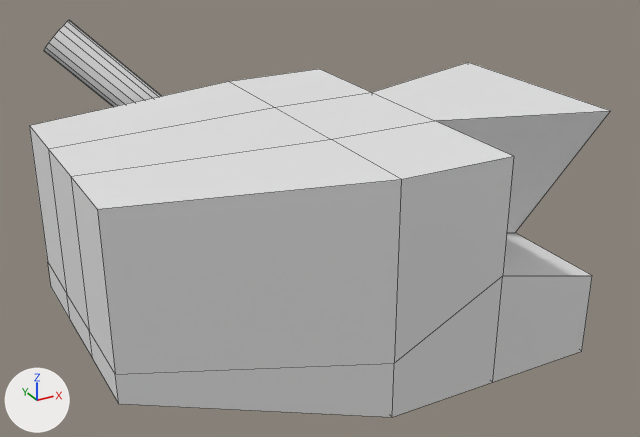
The Blender file Assets/Models/combine.blend: old version first, new version second.
Both versions are drawn from a 50 mm camera at (-5.55, -12.57, 8.46) aimed at (1.51, 0.27, 2.04). The axes (+X, +Y, +Z) are drawn at lower left. The lights are the same throughout. Mesh edges are drawn as thin lines.

Before the edit, the objects in view are built like this:
```python
me_cube_001 = bpy.data.meshes.new('Cube.001')
me_cube_001.from_pydata(...)  # 92 vertices, 76 faces; spans x -3.0..6.0, y -3.0..4.16, z 0.0..5.3
ob_body = bpy.data.objects.new('Body', me_cube_001)
ob_body.location = (0.0, 0.0, 0.0)
```
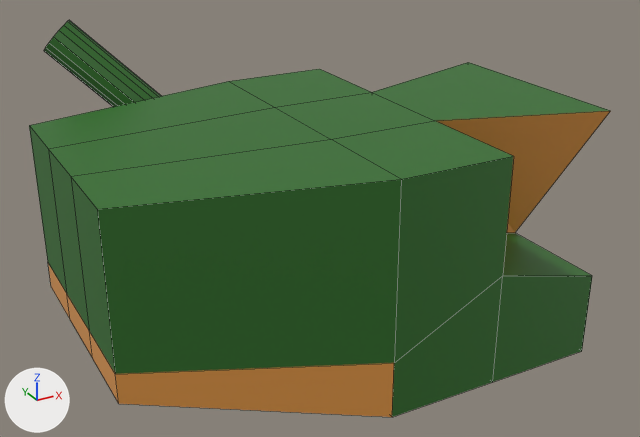
Pixel boxes (x1, y1, x2, y2) of what changed, in the pictures (640 x 437 px):
```json
{"part": 1, "of": "me_cube_001", "change": "recoloured", "before": [29, 20, 610, 417], "after": [29, 20, 610, 417], "on screen": "grey to green"}
{"part": 2, "of": "me_cube_001", "change": "recoloured", "before": [48, 263, 394, 417], "after": [48, 263, 394, 417]}
{"part": 3, "of": "me_cube_001", "change": "recoloured", "before": [437, 111, 610, 233], "after": [437, 111, 610, 233]}
```

Edits to the scene script, one JSON object a line:
```json
{"op": "add", "block": "mat_green", "code": ["mat_green = principled_material('Green')", "mat_green.base_color = (0.0293, 0.163, 0.0204)  # dark green #307027"]}
{"op": "add", "block": "mat_accent", "code": ["mat_accent = principled_material('Accent')", "mat_accent.base_color = (0.8, 0.331, 0.0649)  # orange #e79c48", "mat_accent.roughness = 0.4"]}
{"block": "me_cube_001", "where": "me_cube_001.from_pydata(...)  # 92 vertices, 76 faces; spans x -3.0..6.0, y -3.0..4.16, z 0.0..5.3"}
{"block": "me_cube_001", "where": "# used by ob_body; location = (0.0, 0.0, 0.0)"}
{"block": "me_cube_001", "change": "me_cube_001 part 1: 65 of the faces centred in x -3.0..5.5, y -3.0..4.16, z 0.0..5.3 switch from no material to mat_green (dark green #307027)"}
{"block": "me_cube_001", "change": "me_cube_001 part 2: all 8 faces centred in x -3.0..-1.0, y -2.5..2.5, z 0.5..1.25 switch from no material to mat_accent (orange #e79c48)"}
{"block": "me_cube_001", "change": "me_cube_001 part 3: all 2 faces centred in x 4.25, y -1.25..1.25, z 2.88 switch from no material to mat_accent (orange #e79c48)"}
```
